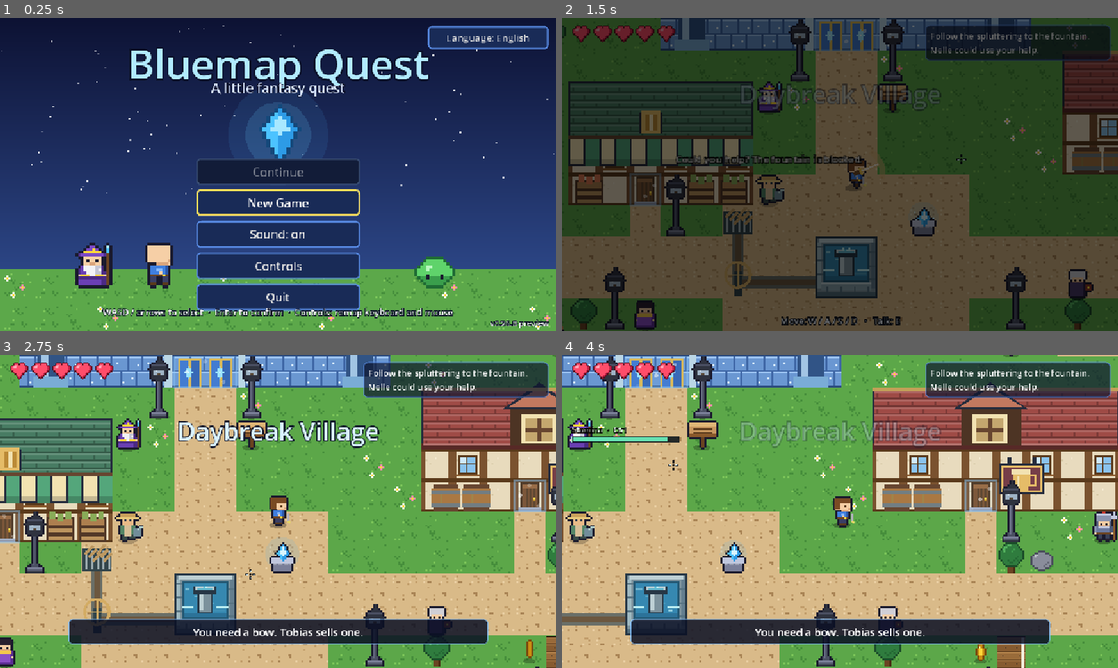
Above: before the commit, frames 1-4 (two rows, left to right).
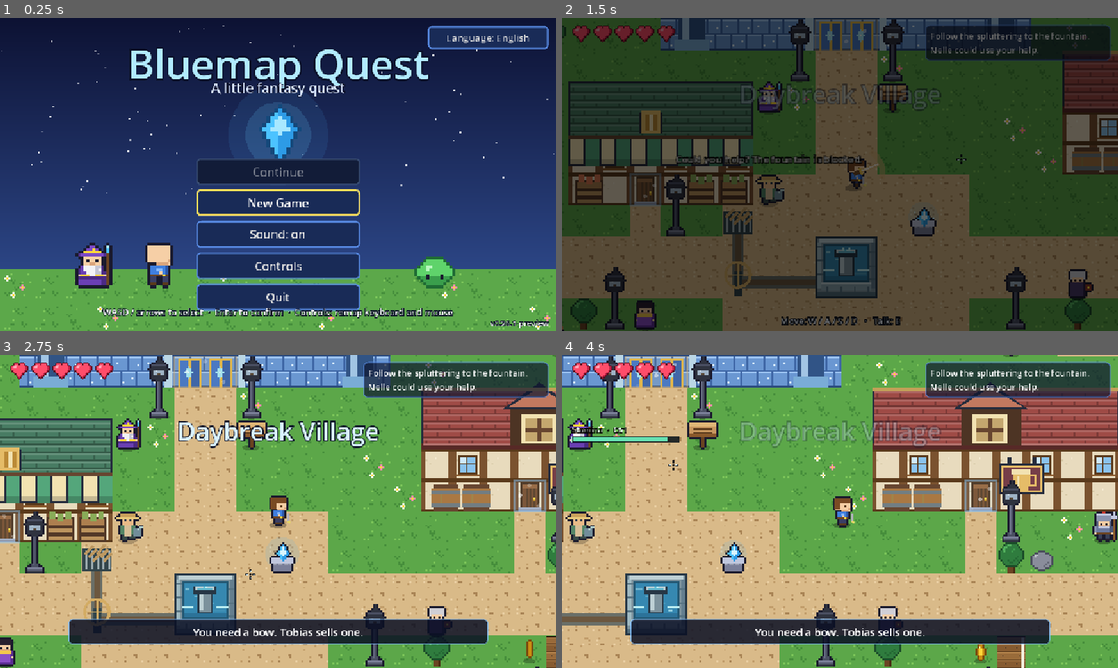
Above: after the commit, the same moments.

Repository: sjorswakka-sketch/bluemap
Game: Godot game, scene res://scenes/title.tscn
Two runs of this game, one before a commit and one after it. Both use one fixed random seed, a clock stepped at 60 frames per second and the inputs below.
Inputs (mouse positions are in pixels of both pictures, inside the frame that each line leads up to):
- Up to frame 1 (0.25 s): no input
- Up to frame 2 (1.5 s): click "New Game" at 0.5 s; tap Enter (ui_accept) at 1.25 s; move the mouse to (962, 158) at 1.27 s; hold D (move_right) from 1.28 s (still down); hold Space (attack) from 1.28 s (still down); click (962, 158) at 1.42 s
- Up to frame 3 (2.75 s): tap Enter (ui_accept) at 1.52 s; tap F (bow) at 1.55 s; release D (move_right) at 2 s; release Space (attack) at 2 s; drag from (166, 527) to (250, 574) at 2.02 s
- Up to frame 4 (4 s): move the mouse to (895, 442) at 2.77 s; hold D (move_right) 2.78-3.5 s; hold Ctrl (sprint) 2.78-3.5 s; tap Space (attack) at 3.05 s; drag from (812, 574) to (673, 464) at 3.52 s

The runs differ from the first frame. In frame 1, less than 0.1% of the frame differs, in the area x 92-93%, y 96-99%; in frame 2, 0.1%; in frame 3, 0.2%, in the area x 31-43%, y 0-11%; in frame 4, 0.2%.

Commit message:
Fix doorway crossings and arrival motion; clarify all access points
Detect movement through narrow entrances between frames and stop residual rolls, attacks and knockback on arrival. Show destination or existing lock reason nearby, and identify closed decorative homes without changing map layouts or unlock conditions.

Validate all 67 standard doors across 36 maps with real player movement, add crossing/arrival/UI regressions, and retain 36 bilingual visual checks. All 61 local regression tests pass; bump preview to 0.26.1.

Diff:
--- a/project.godot
+++ b/project.godot
@@ -12,7 +12,7 @@
 
 config/name="Bluemap Quest"
 config/description="Top-down avontuur/RPG gemaakt in Godot 4"
-config/version="0.26.0-preview"
+config/version="0.26.1-preview"
 run/main_scene="res://scenes/title.tscn"
 config/features=PackedStringArray("4.4", "GL Compatibility")
 config/icon="res://icon.svg"
--- /dev/null
+++ b/scripts/core/access_points.gd
@@ -0,0 +1,50 @@
+extends RefCounted
+## Context at real doorways; closed decorative homes never promise an entrance.
+const Maps:=preload("res://scripts/maps/registry.gd")
+const RANGE:=72.0
+static func prepare(data: Dictionary):
+ var entrances: Array[Rect2]=[]
+ for obj: Dictionary in data.objects:
+  if obj.type!="portal" and not obj.get("travel_link",false):continue
+  if not obj.get("enabled",true):continue
+  var size: Array=obj.get("size",[1,1])
+  entrances.append(Rect2(Vector2(obj.pos[0],obj.pos[1])*32,Vector2(size[0],size[1])*32))
+ data["access_closed_doors"]=[]
+ for y in data.rows.size():
+  for x in data.rows[y].length():
+   if data.rows[y][x]!="D":continue
+   var cell:=Rect2(x*32,y*32,32,32)
+   if entrances.any(func(r):return r.intersects(cell)):continue
+   data.access_closed_doors.append(Vector2i(x,y))
+static func closest(rect: Rect2,at: Vector2) -> Vector2:
+ return Vector2(clampf(at.x,rect.position.x,rect.end.x),clampf(at.y,rect.position.y,rect.end.y))
+static func visible(world: Node,goal: Vector2,locked: bool,allow_fence:=false) -> bool:
+ var player: Node2D=world.player
+ var query:=PhysicsRayQueryParameters2D.create(player.global_position+Vector2(0,8),goal+Vector2(0,8),1,[player.get_rid()])
+ var hit: Dictionary=world.get_world_2d().direct_space_state.intersect_ray(query)
+ if hit.is_empty():return true
+ if allow_fence:
+  var sample: Vector2=hit.position-hit.normal
+  var cell:=Vector2i(sample/32)
+  if cell.y>=0 and cell.y<world.map_data.rows.size() and cell.x>=0 and cell.x<world.map_size.x and world.map_data.rows[cell.y][cell.x]=="|":return true
+ var script: Script=hit.collider.get_script()
+ return locked and script!=null and (script.resource_path.ends_with("gate.gd") or script.resource_path.ends_with("diepte_seal.gd"))
+static func nearby(world: Node) -> Dictionary:
+ var player: Node2D=world.player
+ if player.target!=null and is_instance_valid(player.target):return {}
+ var best: Dictionary={};var distance:=RANGE
+ for portal in world.get_tree().get_nodes_in_group("access_portals"):
+  if portal.is_queued_for_deletion() or portal.world!=world or not Maps.MAPS.has(portal.target_map):continue
+  var at:=closest(portal.rect,player.global_position);var delta:=at-player.global_position
+  if delta.length()>distance or (delta.length()>1 and player.facing.dot(delta.normalized())<.2):continue
+  var locked: bool=not portal.available()
+  if not visible(world,portal.rect.get_center(),locked):continue
+  distance=delta.length()
+  var title: String=TranslationServer.translate("Naar %s") % TranslationServer.translate(Maps.MAPS[portal.target_map].DATA.name)
+  var detail: String=TranslationServer.translate(portal.locked_text) if locked and portal.locked_text!="" else TranslationServer.translate("De doorgang is nog gesloten.") if locked else TranslationServer.translate("Loop door de doorgang.")
+  best={"title":title,"detail":detail,"locked":locked,"rect":portal.rect}
+ for cell: Vector2i in world.map_data.get("access_closed_doors",[]):
+  var rect:=Rect2(Vector2(cell)*32,Vector2(32,32));var delta:=closest(rect,player.global_position)-player.global_position
+  if delta.length()>distance or (delta.length()>1 and player.facing.dot(delta.normalized())<.2) or not visible(world,rect.get_center(),false,true):continue
+  distance=delta.length();best={"title":TranslationServer.translate("Deze woning is gesloten."),"detail":"","locked":true,"rect":rect}
+ return best
--- a/scripts/core/fast_travel.gd
+++ b/scripts/core/fast_travel.gd
@@ -141,6 +141,7 @@
 		Sound.play("error", -3.0)
 		return false
 	GameState.transitioning = true
+	world.player.stop_for_transition()
 	Sound.play("wereld_reis")
 	await world.fader.fade_out(FADE)
 	if GameState.ended:
@@ -164,6 +165,7 @@
 ## Zet de speler neer op een andere plek van dezelfde kaart (zoals load_map dat doet, maar zonder de kaart te herladen).
 static func _move_player(world: Node, pos: Vector2) -> void:
 	var player: Node2D = world.player
+	player.stop_for_transition()
 	player.global_position = pos
 	player.velocity = Vector2.ZERO
 	player.knockback = Vector2.ZERO
--- a/scripts/entities/player.gd
+++ b/scripts/entities/player.gd
@@ -97,6 +97,21 @@
 		if event is InputEventJoypadMotion:
 			trigger_axis = event.axis
 			trigger_sign = signf(event.axis_value)
+
+## Keep input bindings held for walking, but never carry a roll or committed strike across a doorway.
+func stop_for_transition() -> void:
+	cancel_work_animation()
+	combat.cancel()
+	velocity=Vector2.ZERO
+	knockback=Vector2.ZERO
+	roll_timer=0.0
+	attack_timer=0.0
+	bow_anim=0.0
+	combo_step=0
+	combo_window=0.0
+	sprinting=false
+	moving=false
+	target=null
 
 func _device_changed(_controller: bool) -> void:
 	combat.cancel()
--- a/scripts/entities/portal.gd
+++ b/scripts/entities/portal.gd
@@ -16,6 +16,30 @@
 var player: Node2D
 var armed := false # pas actief als je er een keer niet in stond (anders stuiter je heen en weer)
 var message_cooldown := 0.0
+var previous_position:=Vector2.ZERO
+var has_previous:=false
+
+func _ready() -> void:
+	add_to_group("access_portals")
+
+func available() -> bool:
+	return conditions.is_empty() or GameState.check_all(conditions)
+
+## Clip the movement segment against the interior; touching a corner is not entering.
+func crossed(from: Vector2,to: Vector2) -> bool:
+	var inner:=rect.grow(-0.01)
+	var motion:=to-from
+	var first:=0.0
+	var last:=1.0
+	for axis in 2:
+		if is_zero_approx(motion[axis]):
+			if from[axis]<=inner.position[axis] or from[axis]>=inner.end[axis]:return false
+		else:
+			var a: float=(inner.position[axis]-from[axis])/motion[axis]
+			var b: float=(inner.end[axis]-from[axis])/motion[axis]
+			first=maxf(first,minf(a,b));last=minf(last,maxf(a,b))
+			if first>=last:return false
+	return last-first>0.00001
 
 
 func _process(delta: float) -> void:
@@ -23,15 +47,23 @@
 	message_cooldown = maxf(message_cooldown - delta, 0.0)
 	if player == null:
 		player = Util.player(self)
+		if player!=null:previous_position=player.global_position;has_previous=true
 		return
+	var at:=player.global_position
+	var before:=previous_position
+	var had_previous:=has_previous
+	previous_position=at;has_previous=true
 	if GameState.transitioning or GameState.input_locked():
+		armed=false
 		return
-	if not rect.has_point(player.global_position):
+	var natural_distance: float=(maxf(player.velocity.length(),235.0)+100.0)*maxf(delta,0.0)+8.0
+	var entered: bool=rect.has_point(at) or (armed and had_previous and before.distance_to(at)<=natural_distance and crossed(before,at))
+	if not entered:
 		armed = true
 		return
 	if not armed:
 		return
-	if conditions.is_empty() or GameState.check_all(conditions):
+	if available():
 		armed = false
 		world.travel(target_map, target_spawn)
 	elif message_cooldown <= 0.0:
@@ -45,11 +77,12 @@
 	# De node staat op de hoek van het vlak (zie world.gd), dus hier tekenen we plaatselijk.
 	if rect.size == Vector2.ZERO:
 		return
+	var glow:=GLOW if available() else Color("d6ad68")
 	var t := fmod(Time.get_ticks_msec() / 1000.0, 1000.0)
 	var pulse := 0.5 + 0.5 * sin(t * 2.2)
 	# Een zachte waas over het vlak en een glinsterende rand.
-	draw_rect(Rect2(Vector2.ZERO, rect.size), Color(GLOW, 0.07 + 0.06 * pulse))
-	draw_rect(Rect2(Vector2.ZERO, rect.size), Color(GLOW, 0.3 + 0.25 * pulse), false, 2.0)
+	draw_rect(Rect2(Vector2.ZERO, rect.size), Color(glow, 0.07 + 0.06 * pulse))
+	draw_rect(Rect2(Vector2.ZERO, rect.size), Color(glow, 0.3 + 0.25 * pulse), false, 2.0)
 	# Drie vonkjes die langzaam omhoog drijven en onderweg oplichten en doven.
 	var span := maxf(rect.size.y, 16.0)
 	for i in 3:
--- a/scripts/ui/hud.gd
+++ b/scripts/ui/hud.gd
@@ -36,6 +36,8 @@
 var opening_hint: Label
 var opening_quiet := false
 var combat_hint: Label
+var access_panel: PanelContainer
+var access_text: Label
 
 
 func _ready() -> void:
@@ -144,6 +146,14 @@
 	opening_hint.add_theme_constant_override("outline_size",6)
 	add_child(opening_hint)
 
+	access_panel=PanelContainer.new()
+	access_panel.add_theme_stylebox_override("panel",UiStyle.flat(Color(0.04,0.07,0.13,0.9),Color("92bcc4"),1))
+	add_child(access_panel)
+	access_text=UiStyle.make_label("",18,Color("e9e4cf"))
+	access_text.autowrap_mode=TextServer.AUTOWRAP_WORD_SMART
+	access_text.horizontal_alignment=HORIZONTAL_ALIGNMENT_CENTER
+	access_panel.add_child(access_text)
+	access_panel.hide()
 	toast_panel = PanelContainer.new()
 	toast_panel.anchor_left = 0.5
 	toast_panel.anchor_right = 0.5
@@ -337,6 +347,7 @@
 
 func _process(delta: float) -> void:
 	if get_tree().paused:
+		access_panel.hide()
 		toast_panel.modulate.a=0
 		return # modal input already pauses the world; keep HUD timers/queues intact
 	refresh_opening()
@@ -360,6 +371,7 @@
 	else:
 		banner.modulate.a = 0.0
 
+	_refresh_access()
 	_update_clock()
 	_update_boss()
 
@@ -478,3 +490,24 @@
 	xp_bar.draw_rect(Rect2(0, 22, 222, 10), Color(0.02, 0.04, 0.09, 0.85))
 	xp_bar.draw_rect(Rect2(2, 24, 218.0 * ratio, 6), Color(0.6, 0.67, 1.0))
 	xp_bar.draw_rect(Rect2(0, 22, 222, 10), Color(0.7, 0.77, 1.0), false, 1.0)
+
+func _refresh_access() -> void:
+	access_panel.hide()
+	if GameState.input_locked() or toast_time>0 or not toast_queue.is_empty() or banner_time>0:return
+	var world: Node=get_tree().get_first_node_in_group("world")
+	if world==null:return
+	var hint: Dictionary=preload("res://scripts/core/access_points.gd").nearby(world)
+	if hint.is_empty():return
+	access_text.text=hint.title+("\n"+hint.detail if hint.detail!="" else "")
+	access_text.modulate=Color("f2d299") if hint.locked else Color("e9e4cf")
+	var view:=get_viewport().get_visible_rect().size
+	access_text.custom_minimum_size=Vector2(minf(600,view.x-80),0)
+	access_panel.size=access_panel.get_combined_minimum_size()
+	access_panel.position=Vector2((view.x-access_panel.size.x)*.5,view.y-106-access_panel.size.y)
+	# Edge-clamped cameras can put the character low in the viewport. Keep the hint clear.
+	var actor_screen: Vector2=world.player.get_global_transform_with_canvas().origin
+	var actor_bounds:=Rect2(actor_screen-Vector2(40,40),Vector2(80,80))
+	if access_panel.get_global_rect().intersects(actor_bounds):
+		access_panel.position.y=maxf(24,actor_bounds.position.y-access_panel.size.y-16)
+	access_panel.show()
+	opening_hint.hide()
--- a/scripts/world.gd
+++ b/scripts/world.gd
@@ -156,6 +156,7 @@
 # --- Kaarten ----------------------------------------------------------------------
 
 func load_map(map_id: String, spawn: String, pos_override := Vector2.INF) -> void:
+	player.stop_for_transition()
 	Living.migrate()
 	preload("res://scripts/core/regional_adventures.gd").migrate()
 	preload("res://scripts/core/first_route.gd").migrate()
@@ -163,6 +164,7 @@
 	GameState.spawn_name = spawn
 	map_data = Maps.get_map(map_id).duplicate(true)
 	preload("res://scripts/entities/first_route.gd").prepare(map_data,map_id)
+	preload("res://scripts/core/access_points.gd").prepare(map_data)
 	# Achteraan toevoegen: bestaande kisten en unieke voorwerpen houden hun opslag-ID.
 	map_data["objects"].append_array(Beroepen.resource_objects(map_id))
 	_clear_map()
@@ -275,6 +277,7 @@
 	if GameState.transitioning:
 		return
 	GameState.transitioning = true
+	player.stop_for_transition()
 	if cue!="":Sound.play(cue, -4.0)
 	await fader.fade_out(0.25)
 	load_map(map_id, spawn)
--- /dev/null
+++ b/tests/access_points_test.gd
@@ -0,0 +1,152 @@
+extends "res://tests/coast_expedition_test.gd"
+## Geometry uses native foot-shape queries, not just a flood fill over grass tiles.
+class TravelRecorder:
+ extends Node
+ var calls: Array=[]
+ func travel(map_id: String,spawn: String):calls.append([map_id,spawn])
+var report: Array=[]
+const Access:=preload("res://scripts/core/access_points.gd")
+var portal_script: Script
+var query:=PhysicsShapeQueryParameters2D.new()
+var foot:=CircleShape2D.new()
+func portals() -> Array:
+ return world.entities.get_children().filter(func(n):return n.get_script()==portal_script and not n.is_queued_for_deletion())
+func freeze_geometry():
+ p.set_physics_process(false);p.invuln=999
+ for n in world.entities.get_children():
+  if n==p:continue
+  n.set_process(false);n.set_physics_process(false)
+  if n.get_script()!=null and n.get_script().resource_path.ends_with("gate.gd"):
+   n.collision_layer=0
+ for n in world.ground.find_children("*","Node",true,false):n.set_process(false);n.set_physics_process(false)
+func grid() -> AStarGrid2D:
+ var result:=AStarGrid2D.new();result.region=Rect2i(Vector2i.ZERO,world.map_size*2);result.diagonal_mode=AStarGrid2D.DIAGONAL_MODE_NEVER;result.update()
+ query.exclude=[p.get_rid()];query.collision_mask=1;query.shape=foot
+ var space:=world.get_world_2d().direct_space_state
+ for y in result.region.size.y:
+  for x in result.region.size.x:
+   var at:=Vector2(x,y)*16;query.transform=Transform2D(0,at+Vector2(0,8))
+   var valid: bool=at.x>=8 and at.y>=8 and at.x<world.map_size.x*32-8 and at.y<world.map_size.y*32-8 and not world.is_solid(at+Vector2(0,8)) and space.intersect_shape(query,1).is_empty()
+   result.set_point_solid(Vector2i(x,y),not valid)
+ return result
+func route(g: AStarGrid2D,target: Node) -> PackedVector2Array:
+ var changed: Array[Vector2i]=[]
+ for other in portals():
+  if other==target:continue
+  for y in range(int(other.rect.position.y/16),ceili(other.rect.end.y/16)):
+   for x in range(int(other.rect.position.x/16),ceili(other.rect.end.x/16)):
+    var at:=Vector2i(x,y)
+    if g.is_in_boundsv(at) and not g.is_point_solid(at):g.set_point_solid(at);changed.append(at)
+ var start:=Vector2i((p.position/16).round());var best:=PackedVector2Array()
+ for y in range(int(target.rect.position.y/16),ceili(target.rect.end.y/16)):
+  for x in range(int(target.rect.position.x/16),ceili(target.rect.end.x/16)):
+   var at:=Vector2i(x,y)
+   if not target.rect.grow(-4).has_point(Vector2(at)*16) or not g.is_in_boundsv(at) or g.is_point_solid(at) or g.is_point_solid(start):continue
+   var candidate:=g.get_id_path(start,at)
+   if not candidate.is_empty() and (best.is_empty() or candidate.size()<best.size()):
+    best.clear()
+    for point in candidate:best.append(Vector2(point)*16)
+ for at in changed:g.set_point_solid(at,false)
+ return best
+func walk_every_entrance():
+ for entry: Dictionary in report:
+  await enter(entry.from);freeze_geometry();await frames(2)
+  var portal: Node
+  for n in portals():
+   if n.target_map==entry.to and n.rect.position==Vector2(entry.pos[0],entry.pos[1])*32:portal=n;break
+  if portal==null:check(false,"live door exists "+entry.from+" → "+entry.to);continue
+  var path:=route(grid(),portal)
+  if path.is_empty():check(false,"route still exists "+entry.from+" → "+entry.to);continue
+  # Progression locks have their own tests. Walk the open physical route here.
+  portal.conditions=[];portal.set_process(true);p.set_physics_process(true);p.invuln=999
+  for goal in path:
+   for i in 28:
+    if gs.transitioning:break
+    var delta: Vector2=goal-p.position
+    release()
+    if delta.length()<3:break
+    if absf(delta.x)>2:Input.action_press("move_right" if delta.x>0 else "move_left")
+    if absf(delta.y)>2:Input.action_press("move_down" if delta.y>0 else "move_up")
+    await physics_frame;await process_frame
+   if gs.transitioning:break
+  release()
+  for i in 80:
+   if not gs.transitioning:break
+   await frames(1)
+  await frames(4);p=world.player
+  var arrived: bool=gs.map_id==entry.to and not gs.transitioning and world.spawn_fits(p.position)
+  check(arrived,"actual walking enters and arrives clear "+entry.from+" → "+entry.to)
+  entry["walked"]=arrived
+  entry["arrival"]=[p.position.x/32,p.position.y/32]
+  entry["actual_map"]=gs.map_id
+func feedback_cases():
+ await enter("village");freeze_geometry()
+ p.position=Vector2(7.5,22.5)*32;p.facing=Vector2.UP;p._update_target()
+ var home:=Access.nearby(world);check(home.get("title","").contains("Je eigen huis") and not home.get("locked",true),"home entrance names its real destination")
+ p.position=Vector2(30.5,23.25)*32;p.facing=Vector2.UP;p._update_target()
+ check(world.spawn_fits(p.position),"closed-home feedback is reached from actual free ground")
+ check(Access.nearby(world).get("title","")=="Deze woning is gesloten.","unused facade is explicitly a closed home")
+ p.position=Vector2(19.5,7.5)*32;p.facing=Vector2.UP;p._update_target()
+ var locked:=Access.nearby(world);check(locked.get("locked",false) and locked.get("detail","").contains("verzegeld"),"locked temple explains original progression condition")
+ p.position=Vector2(7.5,17.5)*32;check(not Access.visible(world,Vector2(7.5,21.5)*32,false),"solid house walls hide entrances behind them")
+ p.position=Vector2(7.5,22.5)*32;p.facing=Vector2.UP;p._update_target()
+ for locale in ["nl","en"]:
+  root.get_node("Lang").set_language(locale,false)
+  for dimensions in [Vector2i(960,540),Vector2i(1152,648),Vector2i(1600,900)]:
+   root.content_scale_size=Vector2i.ZERO;root.content_scale_mode=Window.CONTENT_SCALE_MODE_DISABLED;root.size=dimensions
+   world.hud.toast_queue.clear();world.hud.toast_time=0;world.hud.banner_time=0;await frames(6)
+   check(world.hud.access_panel.visible and Rect2(Vector2.ZERO,Vector2(dimensions)).encloses(world.hud.access_panel.get_global_rect()),"entry feedback fits "+locale+str(dimensions))
+ await enter("player_home");freeze_geometry();p.position=Vector2(7,12.5)*32;p.facing=Vector2.DOWN;p._update_target()
+ for locale in ["nl","en"]:
+  root.get_node("Lang").set_language(locale,false)
+  for dimensions in [Vector2i(960,540),Vector2i(1152,648),Vector2i(1600,900)]:
+   root.size=dimensions;world.hud.toast_queue.clear();world.hud.toast_time=0;world.hud.banner_time=0;await frames(6)
+   var actor_screen: Vector2=p.get_global_transform_with_canvas().origin
+   check(world.hud.access_panel.visible and not world.hud.access_panel.get_global_rect().intersects(Rect2(actor_screen-Vector2(40,40),Vector2(80,80))),"edge-camera entry hint leaves character clear "+locale+str(dimensions))
+ gs.set_ui("access_test",true);await frames(3);check(not world.hud.access_panel.visible,"entry feedback yields to modal screens");gs.set_ui("access_test",false)
+ root.get_node("Lang").set_language("nl",false)
+func edge_cases():
+ await enter("village");freeze_geometry()
+ var recorder:=TravelRecorder.new();root.add_child(recorder)
+ var probe: Node2D=portal_script.new();probe.world=recorder;probe.player=p;probe.target_map="shop";probe.target_spawn="start";probe.rect=Rect2(240,240,32,32);world.entities.add_child(probe);probe.set_process(false)
+ p.position=Vector2(224,256);probe._process(.3);p.velocity=Vector2(235,0);p.position=Vector2(288,256);probe._process(.3)
+ check(recorder.calls.size()==1,"rolling across a narrow portal during a long frame still enters once")
+ probe.queue_free();await frames(2)
+ probe=portal_script.new();probe.world=recorder;probe.player=p;probe.target_map="shop";probe.rect=Rect2(240,240,32,32);world.entities.add_child(probe);probe.set_process(false);recorder.calls.clear()
+ p.position=Vector2(224,240);probe._process(.3);p.position=Vector2(288,240);probe._process(.3)
+ check(recorder.calls.is_empty(),"touching a doorway edge does not enter")
+ p.position=Vector2(128,256);probe._process(.016);p.position=Vector2(640,256);probe._process(.016)
+ check(recorder.calls.is_empty(),"distant teleport does not activate crossed doorways")
+ probe.conditions=[["flag","access_probe_open"]];p.position=Vector2(224,256);probe._process(.3);p.position=Vector2(288,256);probe._process(.3)
+ check(recorder.calls.is_empty(),"swept entry respects the same progression lock")
+ gs.flags["access_probe_open"]=true;p.position=Vector2(224,256);probe._process(.3)
+ check(recorder.calls.size()==1,"opening the original lock enables swept entry")
+ recorder.calls.clear();gs.transitioning=true;p.position=Vector2(256,256);probe._process(.3);gs.transitioning=false;probe._process(.016)
+ check(recorder.calls.is_empty(),"arrival during fade cannot immediately bounce back")
+ probe.queue_free();recorder.queue_free();await frames(2)
+ p.roll_timer=.3;p.roll_dir=Vector2.DOWN;p.velocity=Vector2(0,235);p.knockback=Vector2(100,0);p.attack_timer=.2;p.bow_anim=.2
+ world.load_map("player_home","start");await frames(2);p=world.player;p.set_physics_process(false)
+ check(p.roll_timer==0 and p.knockback==Vector2.ZERO and p.attack_timer==0 and p.bow_anim==0,"arrival cancels carried roll and combat movement")
+func run():
+ if not OS.get_user_data_dir().get_file().begins_with("Bluemap-Codex-Tests-"):quit(1);return
+ portal_script=load("res://scripts/entities/portal.gd");foot.radius=7
+ gs=root.get_node("GameState");gs.new_game();gs.in_game=true;gs.set_process(false)
+ world=load("res://scenes/main.tscn").instantiate();root.add_child(world);current_scene=world;await frames(12);p=world.player
+ # The opened seal is an ordinary progression state, unlike forcing a path through it.
+ gs.flags["diepte_opened"]=true
+ for id: String in Maps.MAPS:
+  await enter(id);freeze_geometry();await frames(2)
+  var g:=grid();var list:=portals()
+  check(world.spawn_fits(p.position),"safe actual arrival "+id)
+  for portal in list:
+   var valid: bool=Maps.MAPS.has(portal.target_map) and Maps.get_map(portal.target_map).spawns.has(portal.target_spawn)
+   check(valid,"destination and explicit spawn exist "+id+" → "+portal.target_map)
+   var path:=route(g,portal)
+   var entry: Dictionary={"from":id,"to":portal.target_map,"spawn":portal.target_spawn,"pos":[portal.rect.position.x/32,portal.rect.position.y/32],"requirements":portal.conditions,"path_points":path.size()}
+   report.append(entry)
+   check(not path.is_empty(),"physical route from arrival to doorway "+id+" → "+portal.target_map)
+ await walk_every_entrance()
+ await feedback_cases()
+ await edge_cases()
+ var out:=FileAccess.open("res://access_audit.json",FileAccess.WRITE);out.store_string(JSON.stringify(report,"  "));out.close()
+ world.queue_free();await frames(4);print("ACCESS POINTS OK" if failures==0 else "ACCESS POINTS FAILED "+str(failures));quit(0 if failures==0 else 1)
--- /dev/null
+++ b/tools/access_preview.gd
@@ -0,0 +1,36 @@
+extends SceneTree
+const Access:=preload("res://scripts/core/access_points.gd")
+var world: Node2D
+var gs: Node
+func _initialize():run.call_deferred()
+func frames(n:=12):
+ for i in n:await process_frame
+ RenderingServer.force_draw(false)
+func run():
+ if not OS.get_user_data_dir().get_file().begins_with("Bluemap-Codex-Tests-"):quit(1);return
+ for i in 10:await process_frame
+ DisplayServer.window_set_mode(DisplayServer.WINDOW_MODE_MINIMIZED);RenderingServer.viewport_set_update_mode(root.get_viewport_rid(),RenderingServer.VIEWPORT_UPDATE_ALWAYS)
+ gs=root.get_node("GameState");gs.new_game();gs.in_game=true;gs.set_process(false);gs.day_time=.5
+ world=load("res://scenes/main.tscn").instantiate();root.add_child(world);current_scene=world;await frames(20)
+ var cases: Array=[{"id":"home","map":"village","to":"player_home"},{"id":"smithy","map":"village","to":"smithy"},{"id":"temple_locked","map":"village","to":"temple"},{"id":"closed_home","map":"village","to":""},{"id":"home_exit","map":"player_home","to":"village"},{"id":"forest_edge","map":"forest_edge","to":"forest"}]
+ for locale in ["nl","en"]:
+  root.get_node("Lang").set_language(locale,false)
+  for size in [Vector2i(960,540),Vector2i(1152,648),Vector2i(1600,900)]:
+   root.size=size;root.content_scale_size=Vector2i.ZERO;root.content_scale_mode=Window.CONTENT_SCALE_MODE_DISABLED
+   for c: Dictionary in cases:
+    world.load_map(c.map,"start");var player: Node2D=world.player;player.set_physics_process(false);player.camera.position_smoothing_enabled=false
+    for n in get_nodes_in_group("enemies"):n.set_process(false);n.set_physics_process(false)
+    var rect:=Rect2(31*32,21*32,32,32)
+    if c.to!="":
+     for portal in get_nodes_in_group("access_portals"):
+      if not portal.is_queued_for_deletion() and portal.target_map==c.to:rect=portal.rect;break
+    var center:=rect.get_center();var chosen:=false
+    for at in [Vector2(center.x,rect.end.y+16),Vector2(center.x-32,rect.end.y+40),Vector2(center.x+32,rect.end.y+40),Vector2(center.x,rect.position.y-28),Vector2(rect.position.x-28,center.y),Vector2(rect.end.x+28,center.y)]:
+     if not world.spawn_fits(at):continue
+     player.position=at;player.facing=(center-at).normalized();player._update_target();await frames(3)
+     var hint:=Access.nearby(world)
+     if not hint.is_empty() and hint.rect==rect:chosen=true;break
+    if not chosen:push_error("No actual entry hint for "+c.id);quit(1);return
+    player.camera.reset_smoothing();world.fader.set_alpha(0);world.hud.toast_queue.clear();world.hud.toast_time=0;world.hud.banner_time=0;await frames(15)
+    root.get_texture().get_image().save_png("res://access_"+c.id+"_"+locale+str(size.x)+".png")
+ world.queue_free();world=null;await frames(10);print("ACCESS PREVIEW OK");quit()
Not shown, changed: distribution/LEESMIJ.txt
Not shown, changed: export_presets.cfg
Not shown, added: scripts/core/access_points.gd.uid
Not shown, added: tests/access_points_test.gd.uid
Not shown, added: tools/access_preview.gd.uid
Not shown, changed: translations/en.po
Not shown, added: ACCESS_POINTS.md
